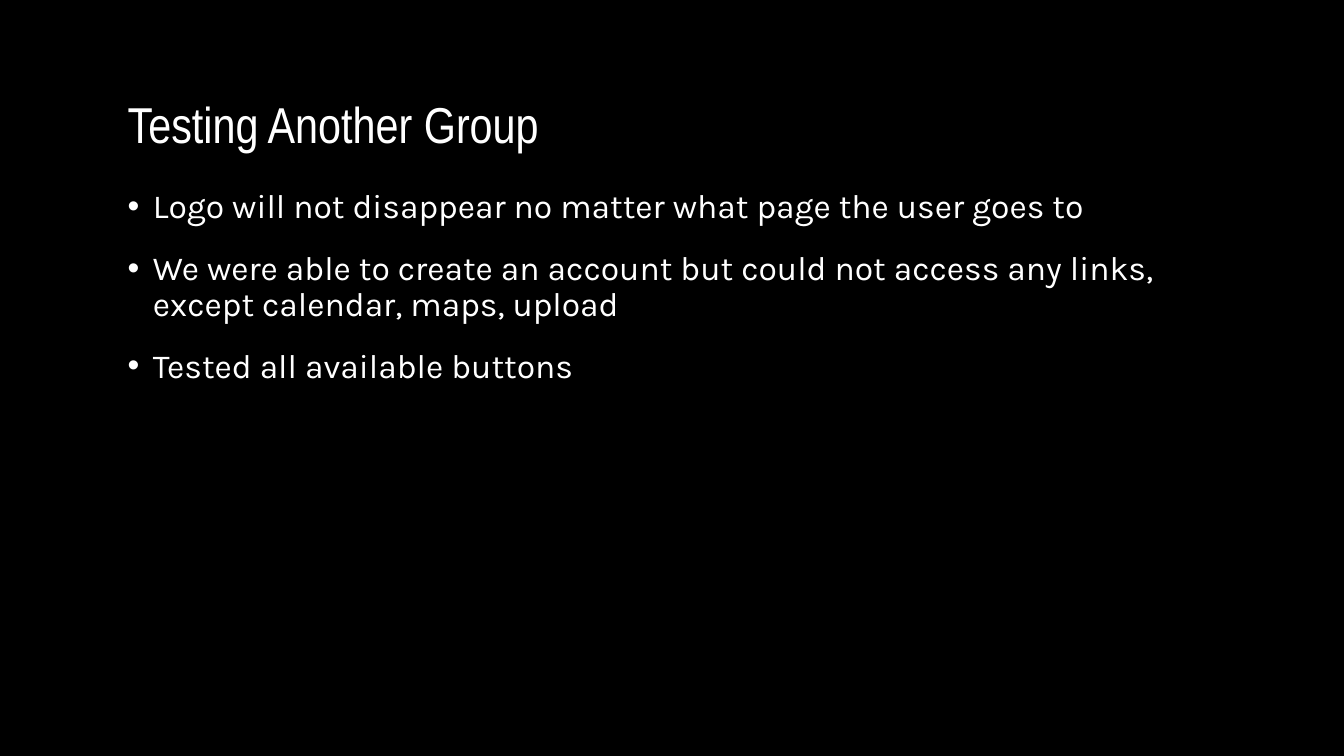
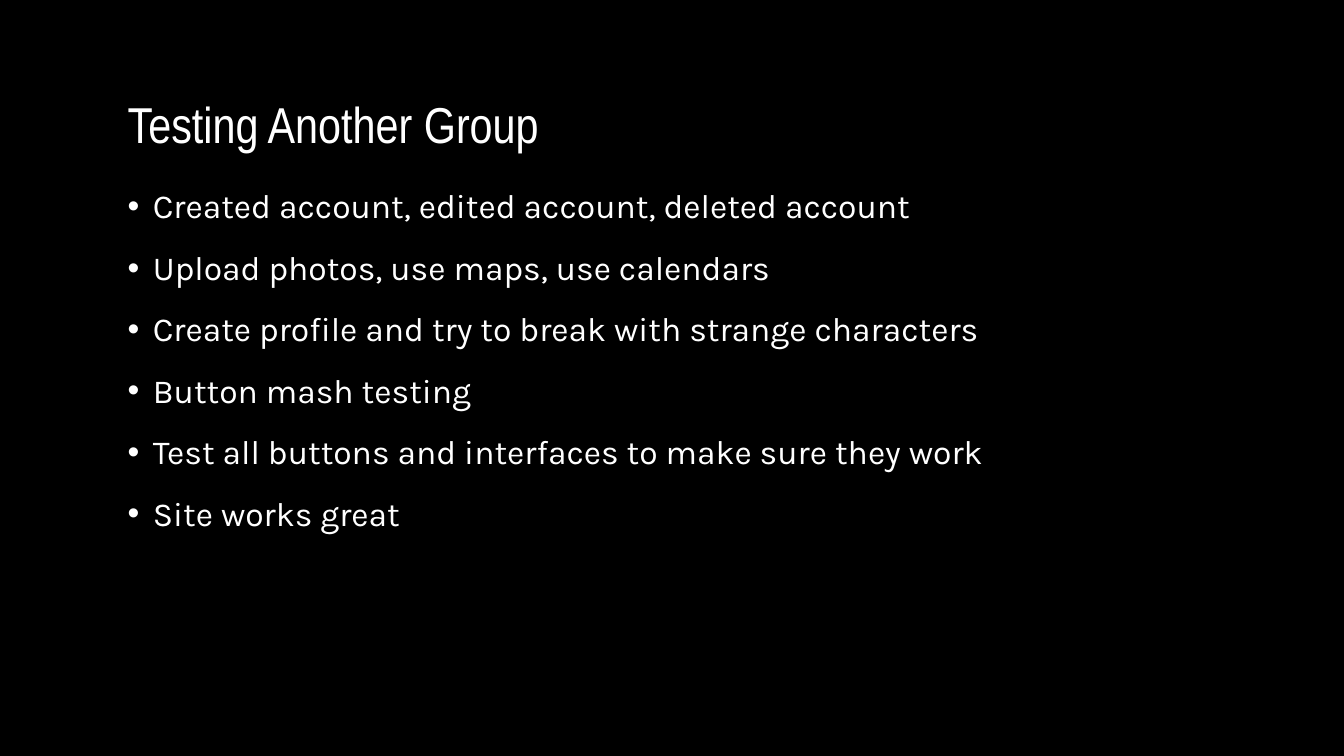
Before and after one commit to hattas/ncaa-bracket-predictor, a slide deck: slide 8 of documentation/sprint 4/Sprint 4 powerpoint.pptx. Drawn at 1344x756 pixels with LibreOffice and Linux fonts; fonts in the diff are those of the drawing; background and template pictures are left out. Boxes give left, top, right and bottom in pixels: in the first picture for what was removed or moved away, otherwise in the second. Text is boxed around its words. In the diff, an @@ line names an element or a change of style, - is before the commit and + after.

```diff
--- a/documentation/sprint 4/Sprint 4 powerpoint.pptx
+++ b/documentation/sprint 4/Sprint 4 powerpoint.pptx
@@ text at (153, 195, 983, 535): text changed @@
-• Logo will not disappear no matter what page the user goes to
-• We were able to create an account but could not access any links, except calendar, maps, upload
-• Tested all available buttons
+• Created account, edited account, deleted account
+• Upload photos, use maps, use calendars
+• Create profile and try to break with strange characters
+• Button mash testing
+• Test all buttons and interfaces to make sure they work
+• Site works great
```
Also in this commit, not shown: 5 other slides changed, 1 slide added, 1 slide removed, 4 other files.
